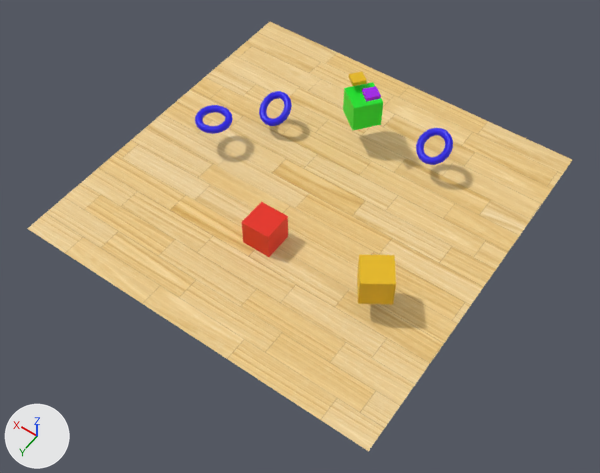
An edit to the glTF model resources/scene.glb, drawn before and after from the same camera.
Before and after are seen from a camera (50 mm lens) standing at (-20.3, 29.4, 39.1) and looking at (-1.5, 3.2, -2.1). Arrows for +X, +Y and +Z are at lower left; the lights stay in place. Where no turn or scale is listed for an object, it has been applied to the vertices.
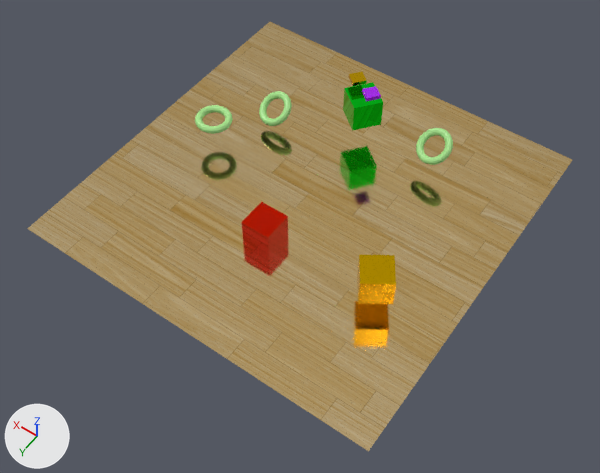
Location of each change, (x1, y1, x2, y2) in pixels of the pictures (600 x 473 px):
```json
{"object": "Plane", "change": "surface changed", "before": [27, 22, 572, 451], "after": [27, 22, 572, 451]}
{"object": "Cube.004", "change": "surface changed", "before": [357, 255, 396, 304], "after": [357, 255, 396, 304]}
{"object": "Cube.001", "change": "surface changed", "before": [242, 202, 288, 257], "after": [242, 202, 288, 257]}
{"object": "Cube", "change": "surface changed", "before": [343, 82, 383, 131], "after": [343, 82, 383, 131]}
{"object": "Torus.002", "change": "recoloured", "before": [416, 128, 453, 165], "after": [416, 128, 453, 165], "on screen": "blue to green"}
{"object": "Torus", "change": "recoloured", "before": [195, 105, 233, 134], "after": [195, 105, 233, 134], "on screen": "blue to green"}
{"object": "Torus.001", "change": "recoloured", "before": [259, 91, 292, 126], "after": [259, 91, 292, 126], "on screen": "blue to green"}
{"object": "Cube.002", "change": "surface changed", "before": [348, 72, 367, 86], "after": [348, 72, 367, 86]}
```

Edits to the scene script, one JSON object a line:
```json
{"op": "set", "path": "mat_green.metallic", "old": "0.0", "new": "1.0"}
{"op": "set", "path": "mat_green.roughness", "old": "0.5", "new": "0.0"}
{"op": "set", "path": "mat_orange.metallic", "old": "0.0", "new": "1.0"}
{"op": "set", "path": "mat_orange.roughness", "old": "0.5", "new": "0.201"}
{"op": "set", "path": "mat_blue.base_color", "old": "(0.0106, 0.0, 0.8)", "new": "(0.4, 0.801, 0.269)", "note": "blue #1a00e7 -> green #aae78e"}
{"op": "set", "path": "mat_red.metallic", "old": "0.0", "new": "0.89"}
{"op": "set", "path": "mat_red.roughness", "old": "0.5", "new": "0.0"}
{"op": "set", "path": "mat_material_001.roughness", "old": "1.0", "new": "0.102"}
{"op": "set", "path": "mat_material_001.metallic", "old": "0.0", "new": "1.0"}
```
